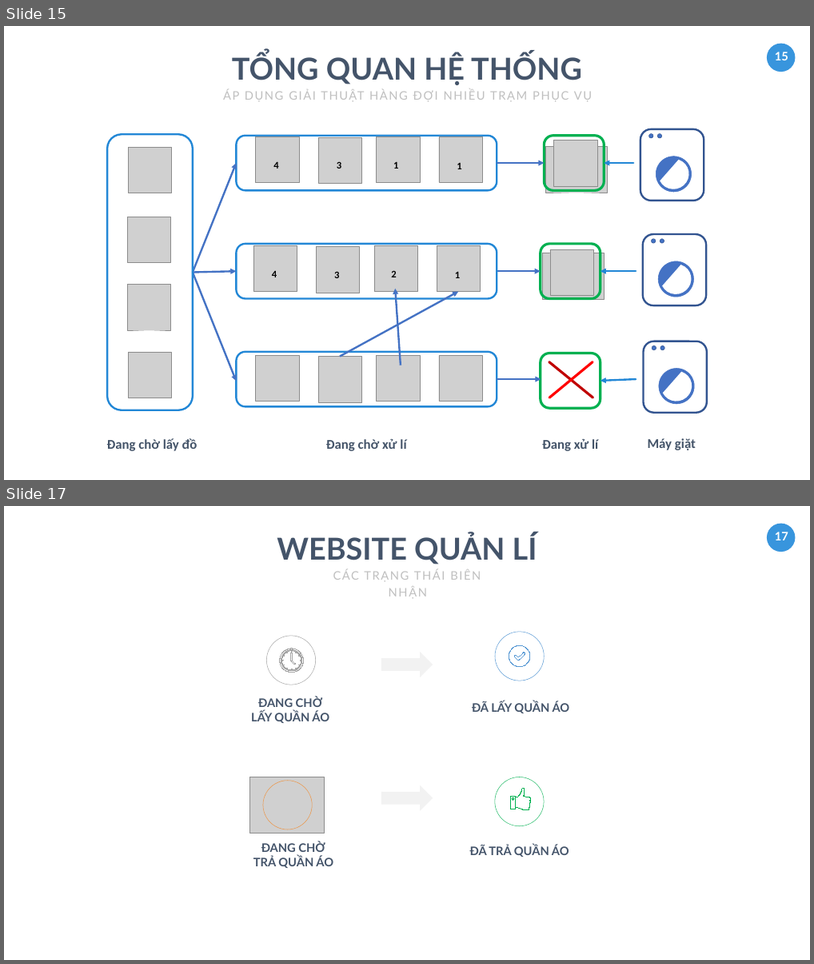
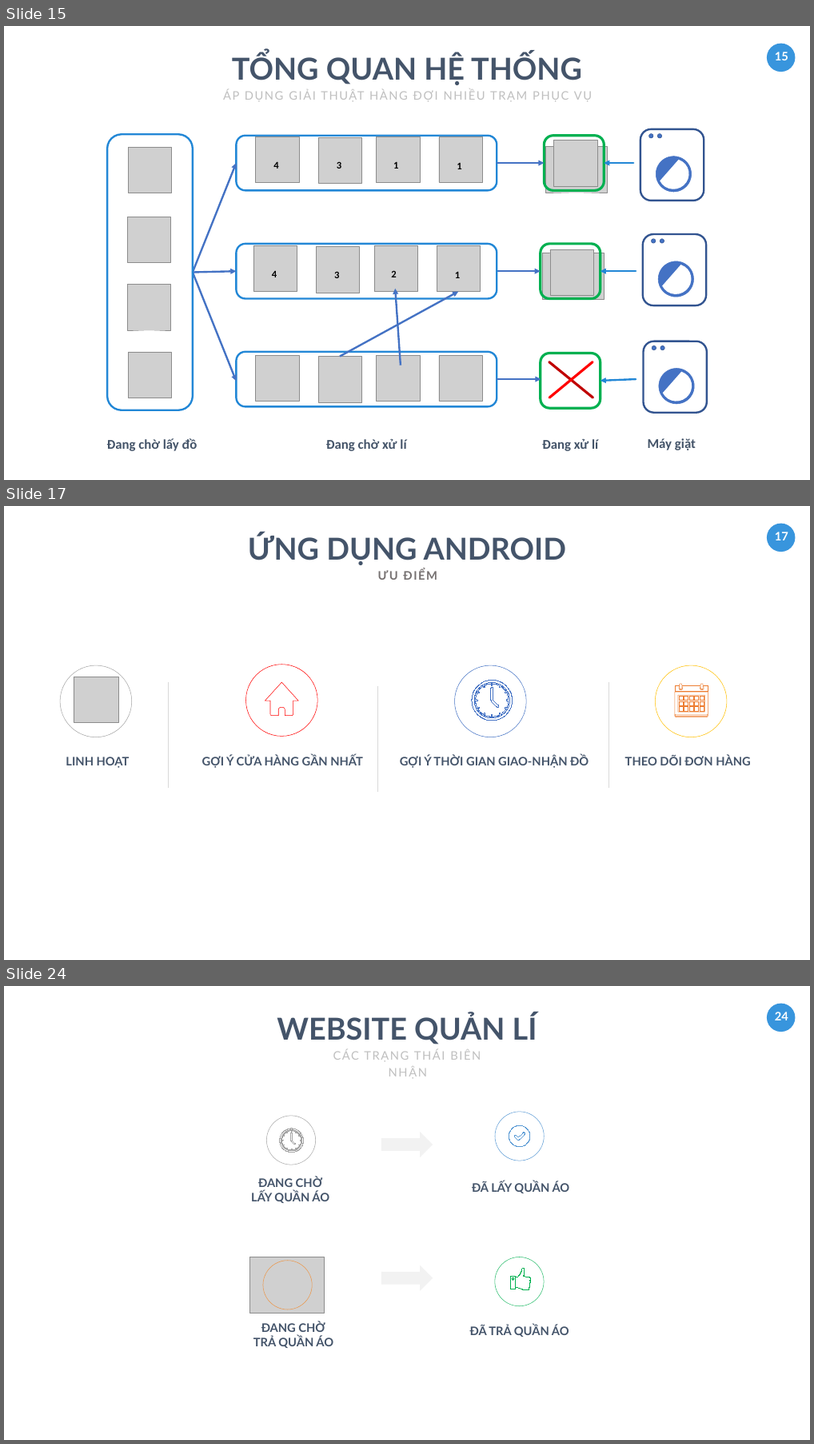
Before and after one commit to tranhoanghuan/Lu-n-v-n, a slide deck: baoCao/ppt_baocao/FREE Business Powerpoint Template.pptx. Shown one above the other, each under a label of ours: slides 15 and 17 before the commit, slides 15, 17 and 24 after it; the slides between them are not shown. The pictures are 814x964 and 814x1444 pixels, drawn with LibreOffice and Linux fonts; fonts in the diff are those of the drawing; grey boxes stand for pictures. Boxes give left, top, right and bottom in pixels: in the first picture for what was removed or moved away, otherwise in the second. Text is boxed around its words. In the diff, an @@ line names an element or a change of style, - is before the commit and + after.

Commit message:
App section android

```diff
--- a/baoCao/ppt_baocao/FREE Business Powerpoint Template.pptx
+++ b/baoCao/ppt_baocao/FREE Business Powerpoint Template.pptx
@@ slide 17 added at (4, 506, 810, 960), background #FFFFFF; not listed: 2 template elements that a slide beside it also shows @@
@@ text added at (248, 533, 566, 565), 72 pt, text #44546A, bold @@
+ỨNG DỤNG ANDROID
@@ text added at (378, 569, 438, 580), 28 pt, text #767171, bold @@
+ƯU ĐIỂM
@@ group added at (60, 664, 750, 792): 21 freeform shapes, 4 texts, 4 ellipses, 3 lines, 1 picture @@
+GỢI Ý THỜI GIAN GIAO-NHẬN ĐỒ
+THEO DÕI ĐƠN HÀNG
+GỢI Ý CỬA HÀNG GẦN NHẤT
+LINH HOẠT
@@ freeform shape added at (472, 680, 512, 720), fill #FFFFFF, outline #4472C4 0.75 pt @@
@@ freeform shape added at (476, 684, 509, 716), fill #FFFFFF, outline #4472C4 0.75 pt @@
@@ what was slide 17 is now slide 24 @@
@@ page number at (775, 1012, 789, 1020): text changed @@
-17
+24
```
Also in this commit, not shown: 3 slides changed, 6 other slides added, 1 other file.
